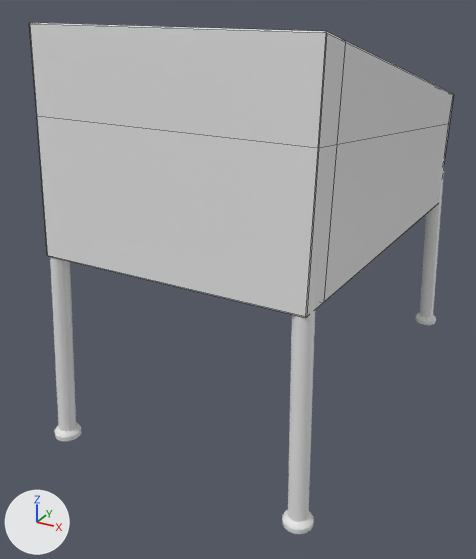
Before and after pictures for a commit that changed the Blender file Assets/Models/Originals/ArcadeMachine.blend.
Rendered twice from a 50 mm camera at (0.917, -2.625, 1.304) aimed at (-0.071, -0.829, 0.406). The lights are fixed; the arrows at lower left show +X, +Y and +Z. The first picture is the older version. Mesh edges are drawn as thin lines on the coarser meshes.

Objects in the first picture: 'Arcade', 'Leg', 'Leg.001', 'Leg.002'.
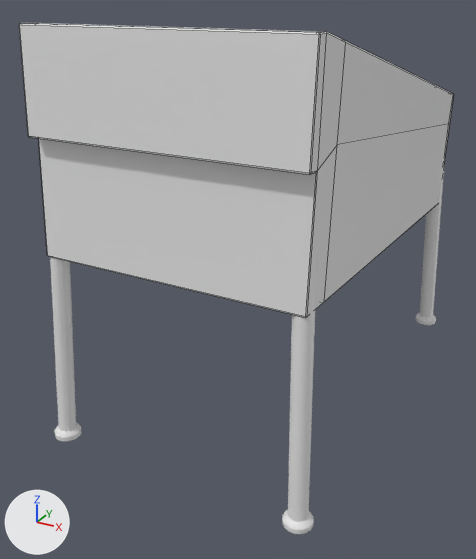
Diff of the bpy script that builds the scene:
```diff
--- a/Assets/Models/Originals/ArcadeMachine.blend.py
+++ b/Assets/Models/Originals/ArcadeMachine.blend.py
@@ me_cube @@
 # used by ob_arcade; location = (0.0, -0.04, 0.53); rotation_euler = (-0.0611, 0.0, 0.0), in degrees (-3.5, 0, 0)
-me_cube.from_pydata(...)  # 44 vertices, 44 faces; spans x -0.4..0.4, y -1.321..0.0, z 0.0..0.62
+me_cube.from_pydata(...)  # 52 vertices, 52 faces; spans x -0.4..0.4, y -1.356..0.0, z 0.0..0.62
+# me_cube part 1
+# 3 faces are deleted
+# 2 vertices move from x -0.4..0.4, y -1.32, z 0.39 to x -0.4..0.4, y -1.32, z 0.34
+# 8 vertices are added at x -0.4..0.4, y -1.356..-1.319, z 0.339..0.619
+# 9 new faces join them, mat_arcade (white #e7e7e7)
+# 1 new face joins them, mat_pit (white #e7e7e7)
+# 1 new face joins them, mat_lane (picture img_lane_png)
 me_cube.materials.append(mat_arcade)
@@ ob_arcade @@
 _m = ob_arcade.modifiers.new('Bevel', 'BEVEL')
 _m.width_pct = 0.003
+_m.limit_method = 'WEIGHT'
```

Boxes [x1, y1, x2, y2] around the edits, measured in the pictures (476 x 559 px):
'Arcade', reshaped, modifiers changed
    before: [30, 23, 454, 318]
    after: [19, 23, 454, 318]
part 1 of me_cube, built on
    before: [30, 23, 337, 202]
    after: [19, 23, 337, 202]
